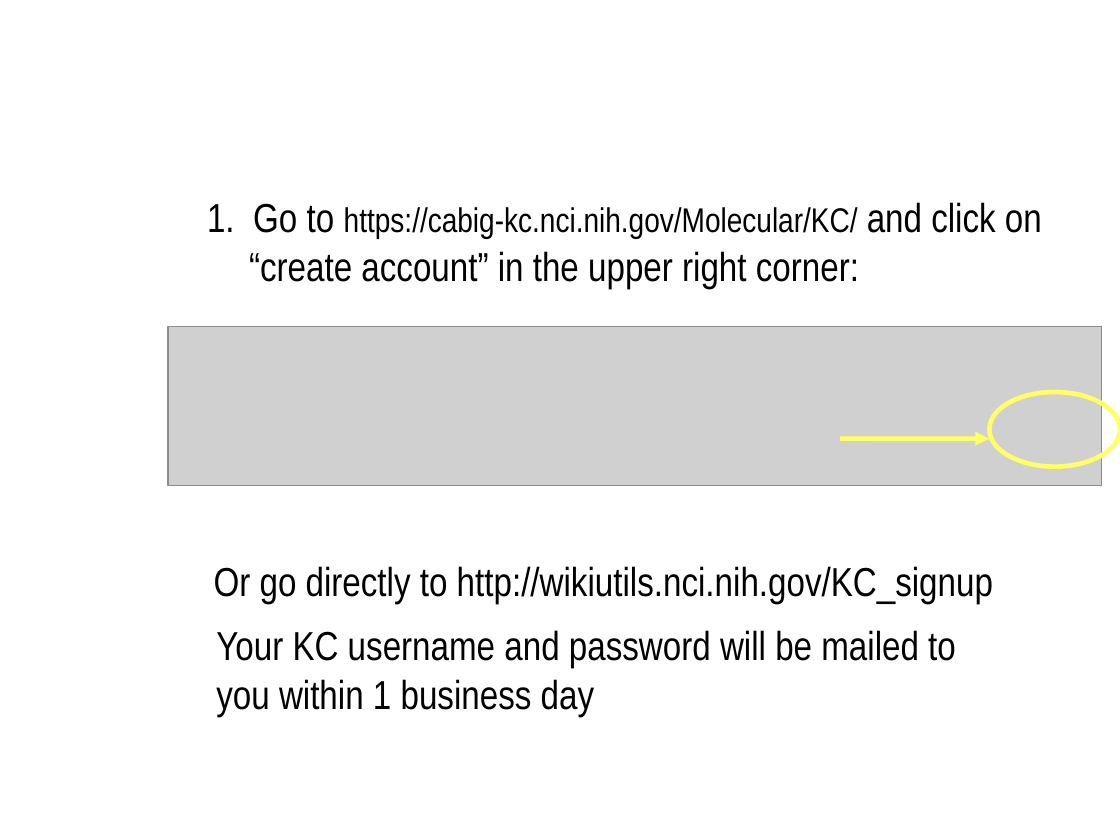
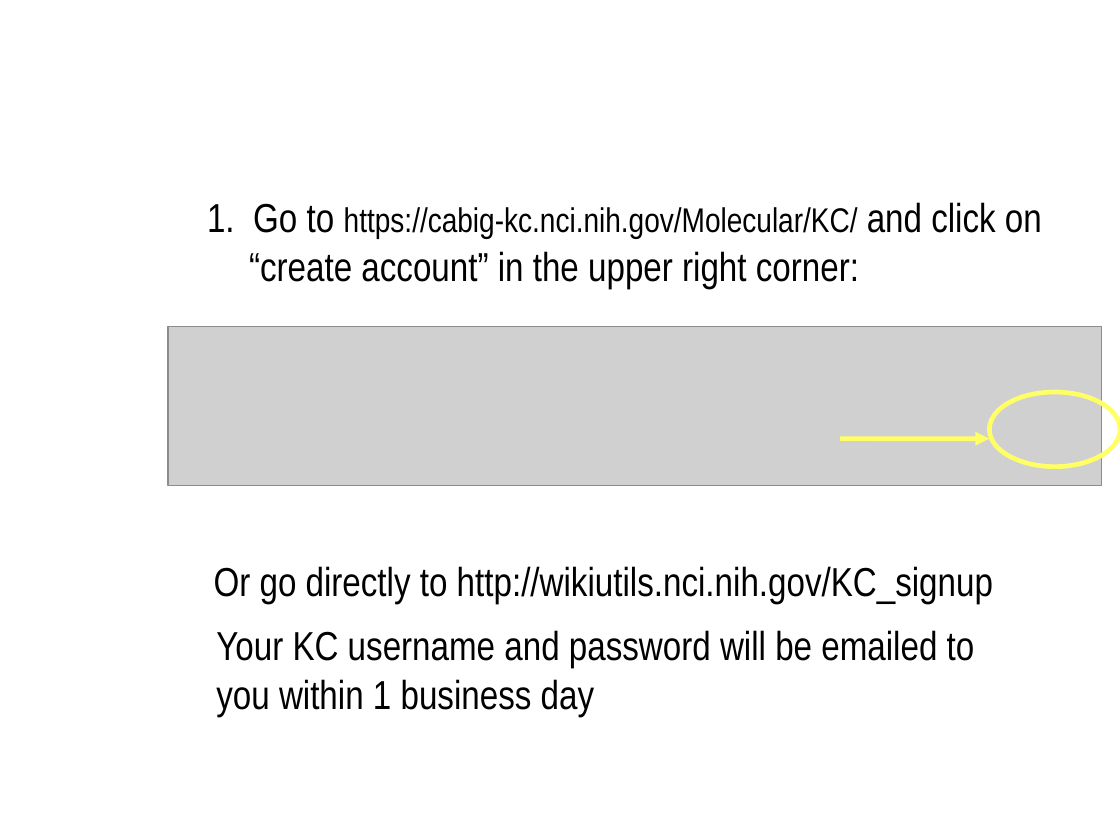
Before and after one commit to NCIP/caarray-docs, a slide deck: slide 9 of project_management/open_meetings/caArray User Community Meeting 2008.10.01.ppt. Drawn at 1120x840 pixels with LibreOffice and Linux fonts; fonts in the diff are those of the drawing; grey boxes stand for pictures; background and template pictures are left out. Boxes give left, top, right and bottom in pixels: in the first picture for what was removed or moved away, otherwise in the second. Text is boxed around its words. In the diff, an @@ line names an element or a change of style, - is before the commit and + after.

Commit message:
typos fixed

```diff
--- a/project_management/open_meetings/caArray User Community Meeting 2008.10.01.ppt
+++ b/project_management/open_meetings/caArray User Community Meeting 2008.10.01.ppt
@@ text at <box>216,630,975,717</box>: text changed @@
-Your KC username and password will be mailed to you within 1 business day
+Your KC username and password will be emailed to you within 1 business day
```
Also in this commit, not shown: 2 other slides changed.
